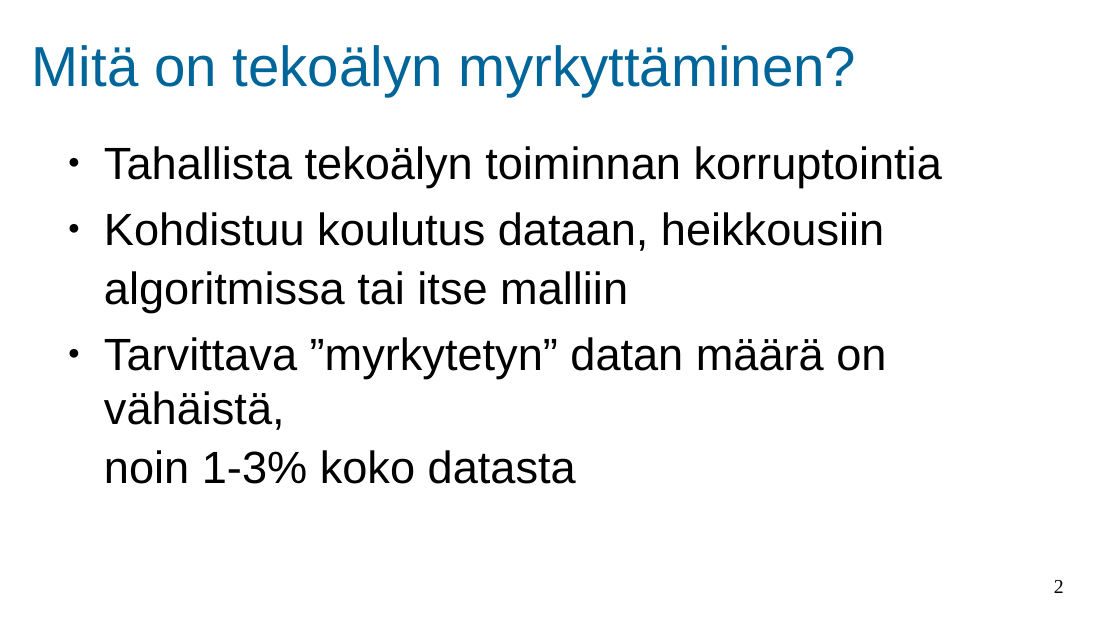
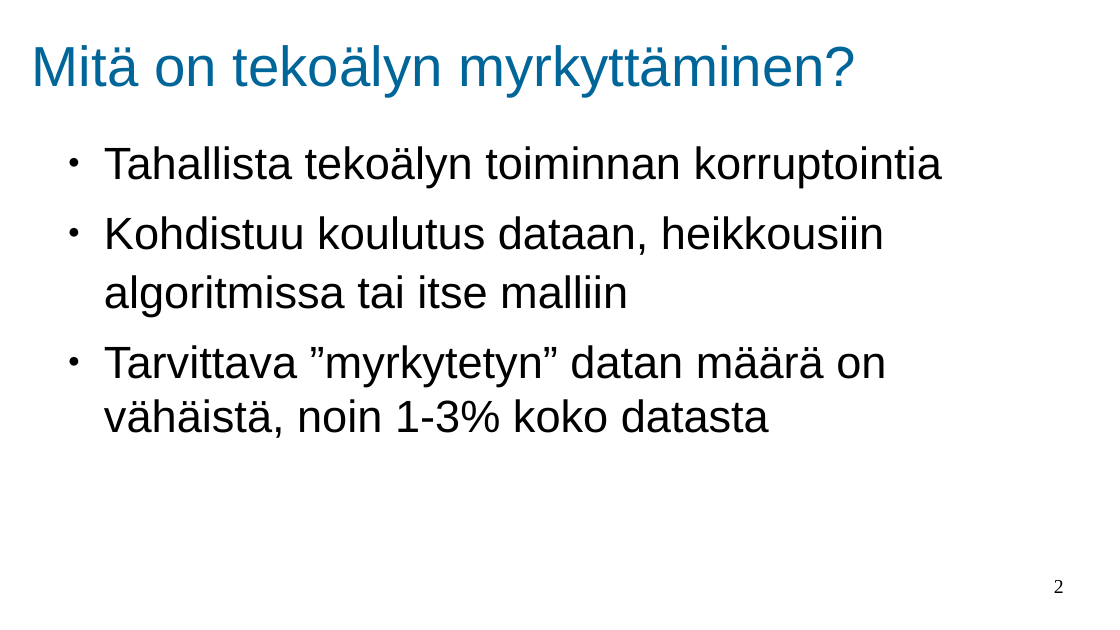
Before and after one commit to Akseli1236/AI-Poisoning, a slide deck: slide 2 of AI poisoning.odp. Drawn at 1120x630 pixels with LibreOffice and Linux fonts; fonts in the diff are those of the drawing; background and template pictures are left out. Boxes give left, top, right and bottom in pixels: in the first picture for what was removed or moved away, otherwise in the second. Text is boxed around its words. In the diff, an @@ line names an element or a change of style, - is before the commit and + after.

```diff
--- a/AI poisoning.odp
+++ b/AI poisoning.odp
@@ text at [104, 216, 884, 255]: more space between paragraphs @@
@@ text at [104, 345, 886, 438]: text changed @@
-● Tarvittava ”myrkytetyn” datan määrä on vähäistä,
-noin 1-3% koko datasta
+● Tarvittava ”myrkytetyn” datan määrä on vähäistä, noin 1-3% koko datasta
```
Also in this commit, not shown: 3 other slides changed.
